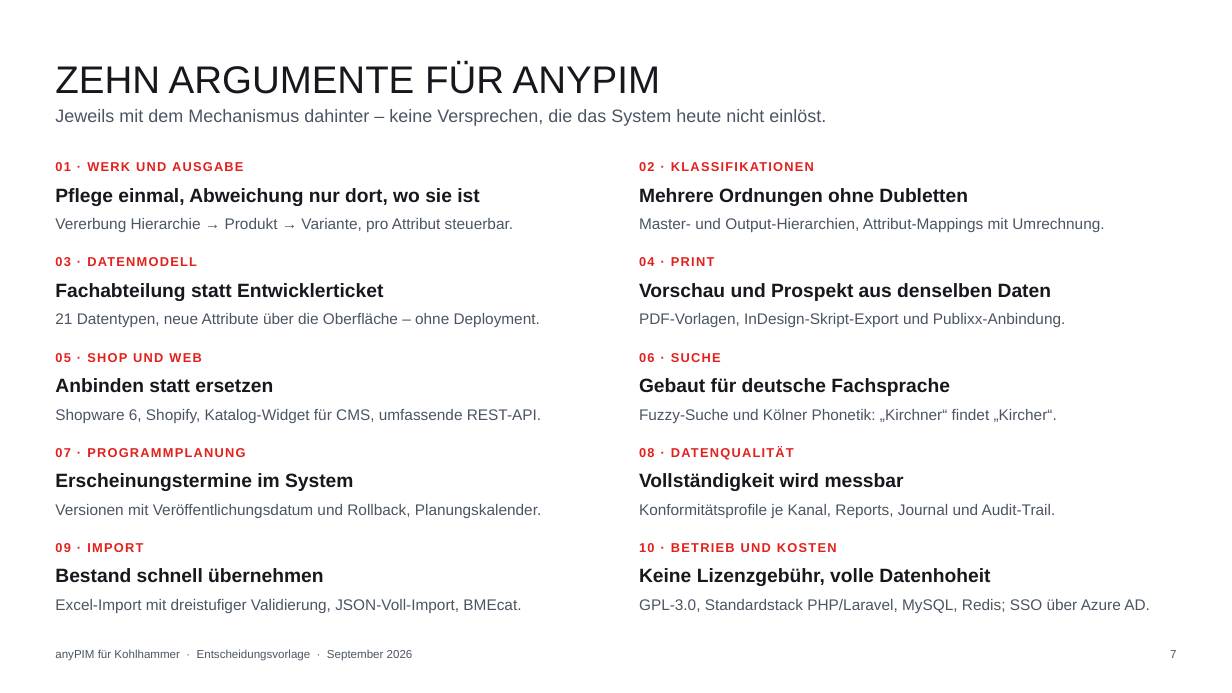
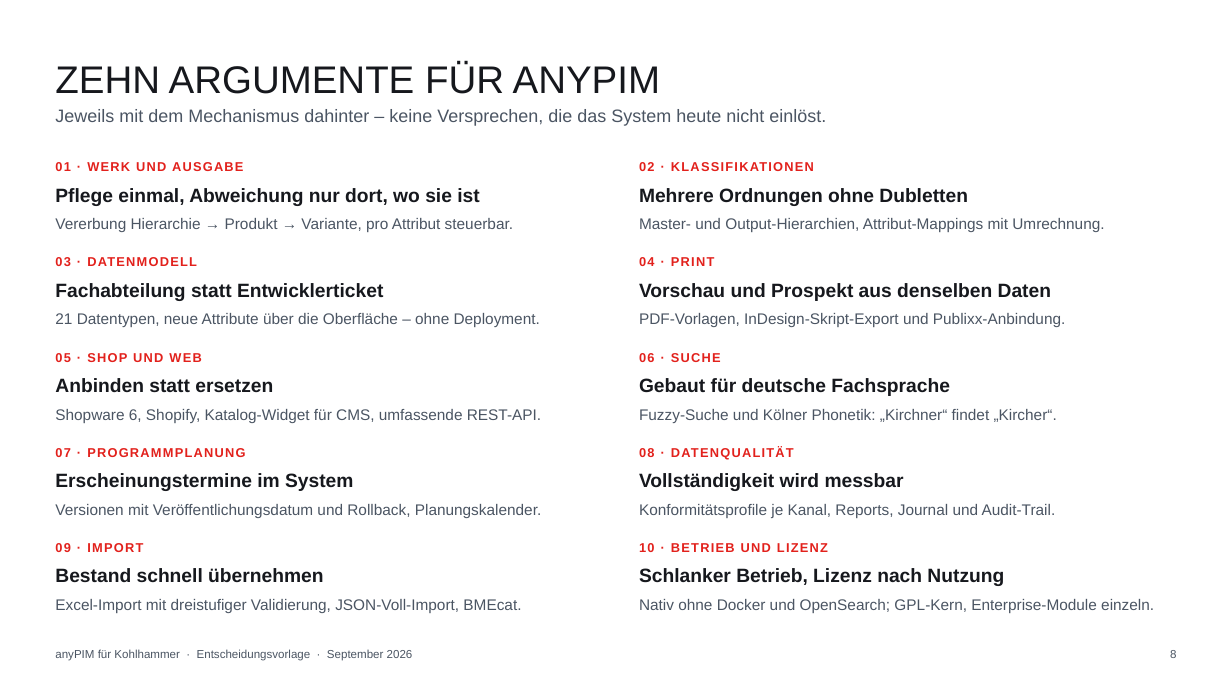
Before and after one commit to incoxx/publixx-pim, a slide deck: slide 8 of docs/sales/kohlhammer-anypim-vs-pimcore.pptx (slide 7 before the commit). Drawn at 1232x693 pixels with LibreOffice and Linux fonts; fonts in the diff are those of the drawing. Boxes give left, top, right and bottom in pixels: in the first picture for what was removed or moved away, otherwise in the second. Text is boxed around its words. In the diff, an @@ line names an element or a change of style, - is before the commit and + after.

```diff
--- a/docs/sales/kohlhammer-anypim-vs-pimcore.pptx
+++ b/docs/sales/kohlhammer-anypim-vs-pimcore.pptx
@@ text at (639, 543, 828, 552): text changed @@
-10 · BETRIEB UND KOSTEN
+10 · BETRIEB UND LIZENZ
@@ text at (639, 568, 1004, 586): text changed @@
-Keine Lizenzgebühr, volle Datenhoheit
+Schlanker Betrieb, Lizenz nach Nutzung
@@ text at (639, 599, 1154, 613): text changed @@
-GPL-3.0, Standardstack PHP/Laravel, MySQL, Redis; SSO über Azure AD.
+Nativ ohne Docker und OpenSearch; GPL-Kern, Enterprise-Module einzeln.
@@ text at (1170, 650, 1176, 658): text changed @@
-7
+8
```
Also in this commit, not shown: 11 other slides changed, 1 slide added, 2 other files.
